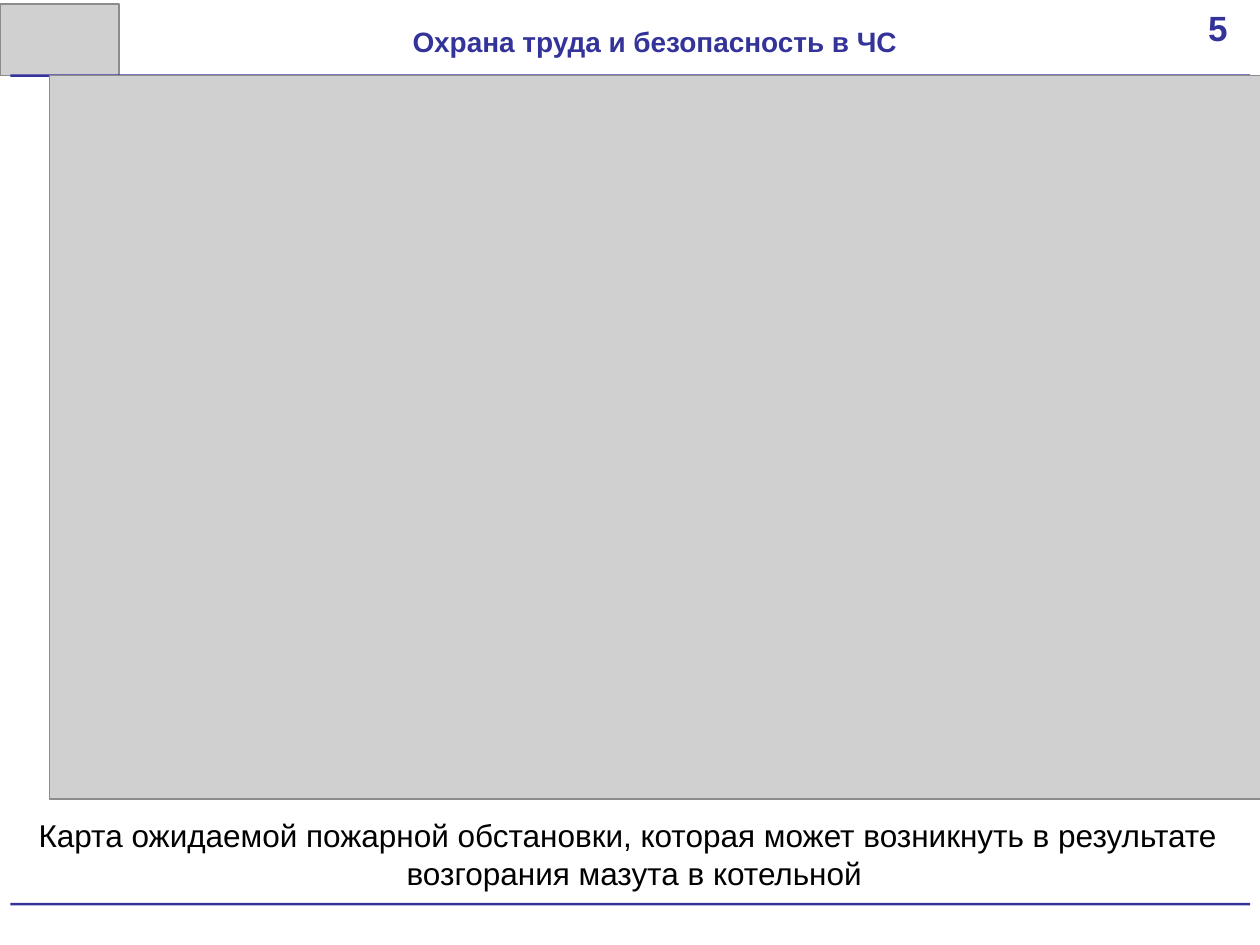
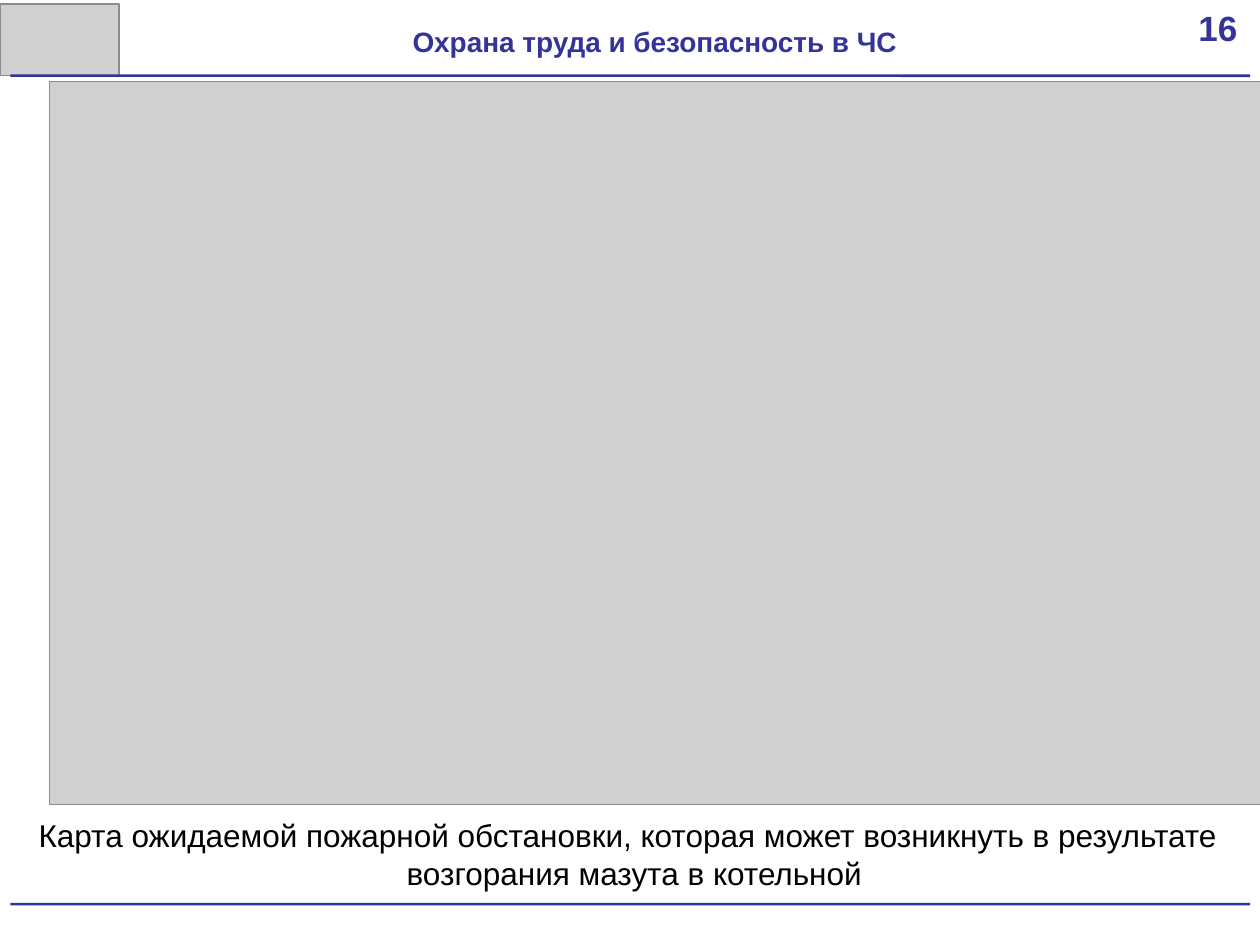
Before and after one commit to scorpion-afi/oscilator, a slide deck: slide 16 of documentation/Presentation.pptx. Drawn at 1260x945 pixels with LibreOffice and Linux fonts; fonts in the diff are those of the drawing; grey boxes stand for pictures. Boxes give left, top, right and bottom in pixels: in the first picture for what was removed or moved away, otherwise in the second. Text is boxed around its words. In the diff, an @@ line names an element or a change of style, - is before the commit and + after.

```diff
--- a/documentation/Presentation.pptx
+++ b/documentation/Presentation.pptx
@@ text in rectangle at box(1198, 16, 1237, 42): text changed @@
-5
+16
@@ picture: place and size @@
-picture at box(49, 76, 1260, 799)
+picture at box(49, 82, 1260, 805)
```
Also in this commit, not shown: 11 other slides changed, 2 other files.
